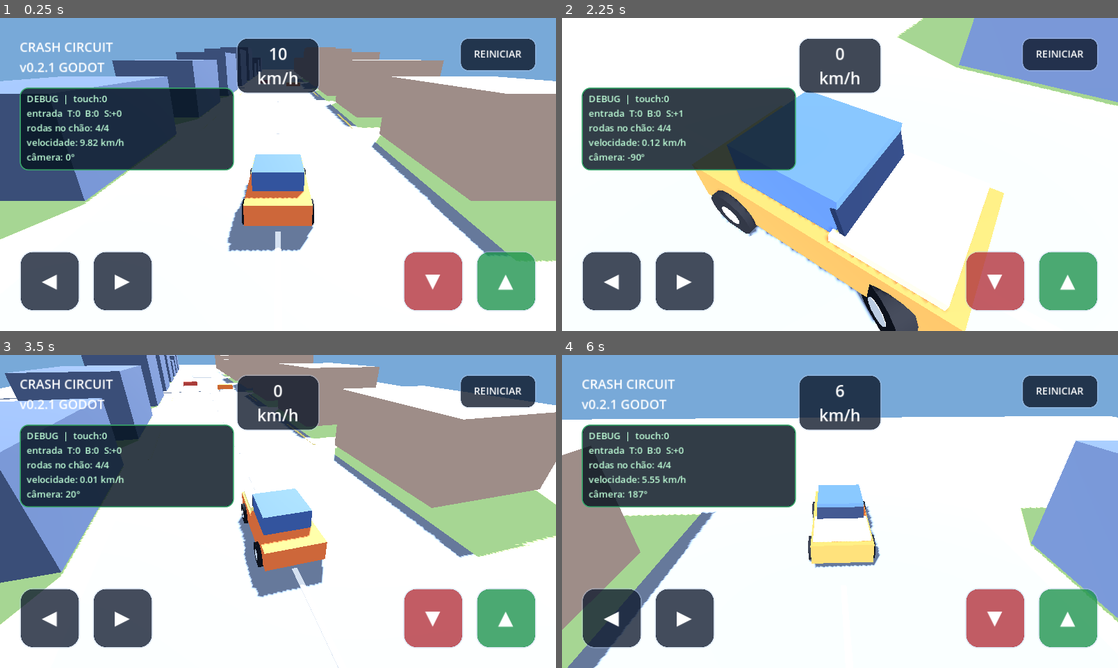
Above: before the commit, frames 1-4 (two rows, left to right).
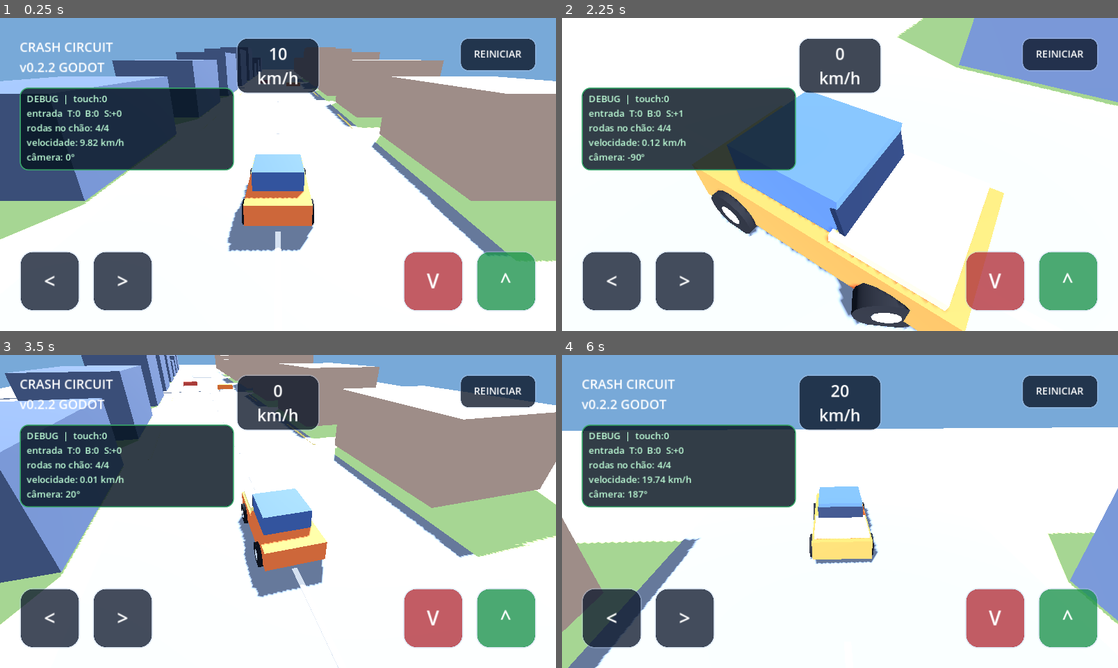
Above: after the commit, the same moments.

Repository: rasuda/Cargame-
Game: Godot game, scene res://scenes/main.tscn
The game is run twice, just before and just after one commit, with the same random seed, the same clock (stepped at 60 frames per second) and the same inputs.
Inputs (mouse positions are in pixels of both pictures, inside the frame that each line leads up to):
- Up to frame 1 (0.25 s): no input
- Up to frame 2 (2.25 s): move the mouse to (962, 158) at 0.52 s; hold D (steer_right) 0.53-1.25 s; tap C (cycle_camera) at 0.6, 2.1 s; click (962, 158) at 0.67 s; drag from (728, 190) to (812, 237) at 1.27 s; move the mouse to (895, 105) at 2.02 s; hold D (steer_right) from 2.03 s (still down)
- Up to frame 3 (3.5 s): release D (steer_right) at 2.75 s; drag from (250, 574) to (111, 464) at 2.77 s
- Up to frame 4 (6 s): move the mouse to (1006, 558) at 3.52 s; hold A (steer_left) 3.53-4.25 s; tap C (cycle_camera) at 3.6, 5.1 s; drag from (673, 464) to (756, 433) at 4.27 s; move the mouse to (867, 511) at 5.02 s; hold S (brake) 5.03-5.75 s; click (867, 511) at 5.17 s; drag from (756, 433) to (728, 527) at 5.77 s

The runs differ from the first frame. In frame 1, 0.3% of the frame differs, in the area x 7-93%, y 14-87%; in frame 2, 1.5%; in frame 3, 0.3%; in frame 4, 13%, in the area x 0-100%, y 9-100%.

Commit message:
Tune arcade acceleration and correct steering

Diff:
--- a/scripts/arcade_car.gd
+++ b/scripts/arcade_car.gd
@@ -1,8 +1,8 @@
 class_name ArcadeCar
 extends VehicleBody3D
 
-const MAX_ENGINE_FORCE := 1800.0
-const MAX_BRAKE_FORCE := 90.0
+const MAX_ENGINE_FORCE := 3200.0
+const MAX_BRAKE_FORCE := 110.0
 const MAX_STEERING := deg_to_rad(28.0)
 const STEERING_SPEED := 4.5
 
@@ -36,8 +36,7 @@
 
 	engine_force = requested_engine * MAX_ENGINE_FORCE
 	brake = requested_brake * MAX_BRAKE_FORCE
-	# VehicleBody3D usa o sinal oposto ao sentido visual dos controles.
-	steering = move_toward(steering, -steering_input * MAX_STEERING, STEERING_SPEED * delta)
+	steering = move_toward(steering, steering_input * MAX_STEERING, STEERING_SPEED * delta)
 
 	if global_position.y < -8.0 or abs(global_position.x) > 55.0:
 		reset_to_spawn()
@@ -97,8 +96,8 @@
 
 
 func _build_wheels() -> void:
-	_add_wheel("FrontLeft", Vector3(-1.02, 0.55, 1.36), true, false)
-	_add_wheel("FrontRight", Vector3(1.02, 0.55, 1.36), true, false)
+	_add_wheel("FrontLeft", Vector3(-1.02, 0.55, 1.36), true, true)
+	_add_wheel("FrontRight", Vector3(1.02, 0.55, 1.36), true, true)
 	_add_wheel("RearLeft", Vector3(-1.02, 0.55, -1.36), false, true)
 	_add_wheel("RearRight", Vector3(1.02, 0.55, -1.36), false, true)
 
@@ -116,7 +115,7 @@
 	wheel.suspension_max_force = 7200.0
 	wheel.damping_compression = 0.90
 	wheel.damping_relaxation = 1.15
-	wheel.wheel_friction_slip = 2.1
+	wheel.wheel_friction_slip = 5.0
 	wheel.wheel_roll_influence = 0.08
 	add_child(wheel)
 	wheels.append(wheel)
--- a/scripts/hud.gd
+++ b/scripts/hud.gd
@@ -1,7 +1,7 @@
 class_name GameHud
 extends Control
 
-const VERSION := "v0.2.1 GODOT"
+const VERSION := "v0.2.2 GODOT"
 
 var title_label: Label
 var speed_label: Label
@@ -89,7 +89,7 @@
 		control_panels[action] = panel
 
 		var glyph := Label.new()
-		glyph.text = {"left": "◀", "right": "▶", "brake": "▼", "accelerate": "▲"}[action]
+		glyph.text = {"left": "<", "right": ">", "brake": "V", "accelerate": "^"}[action]
 		glyph.set_anchors_and_offsets_preset(Control.PRESET_FULL_RECT)
 		glyph.horizontal_alignment = HORIZONTAL_ALIGNMENT_CENTER
 		glyph.vertical_alignment = VERTICAL_ALIGNMENT_CENTER
